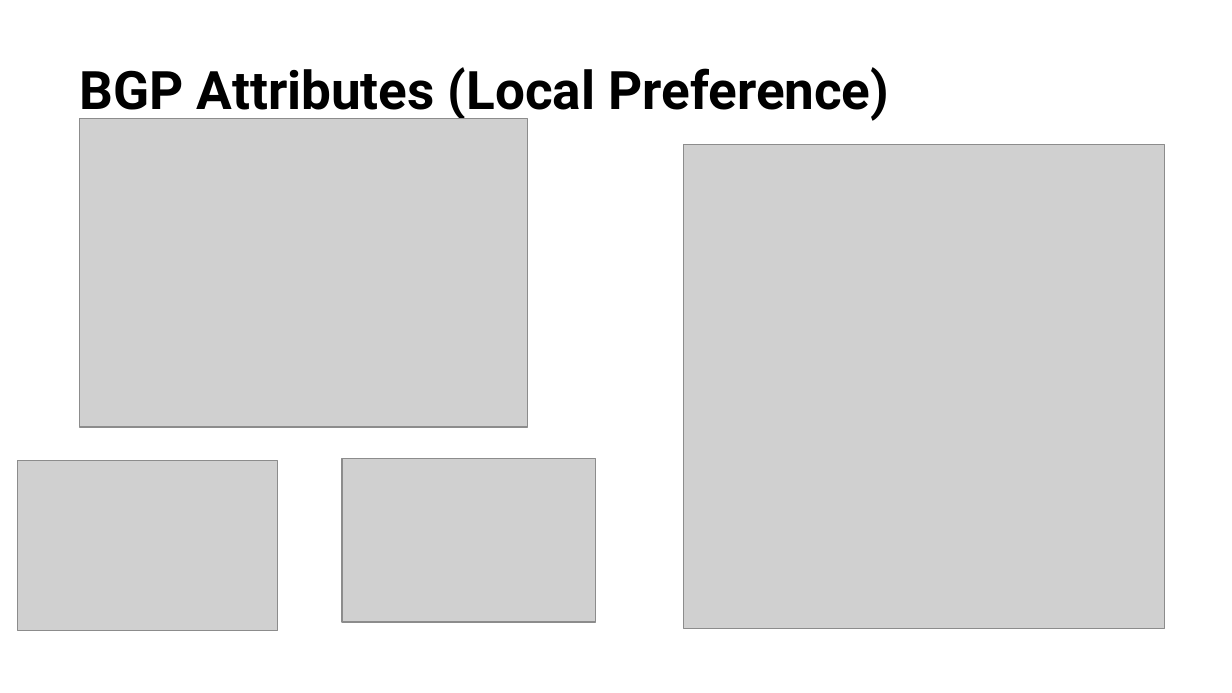
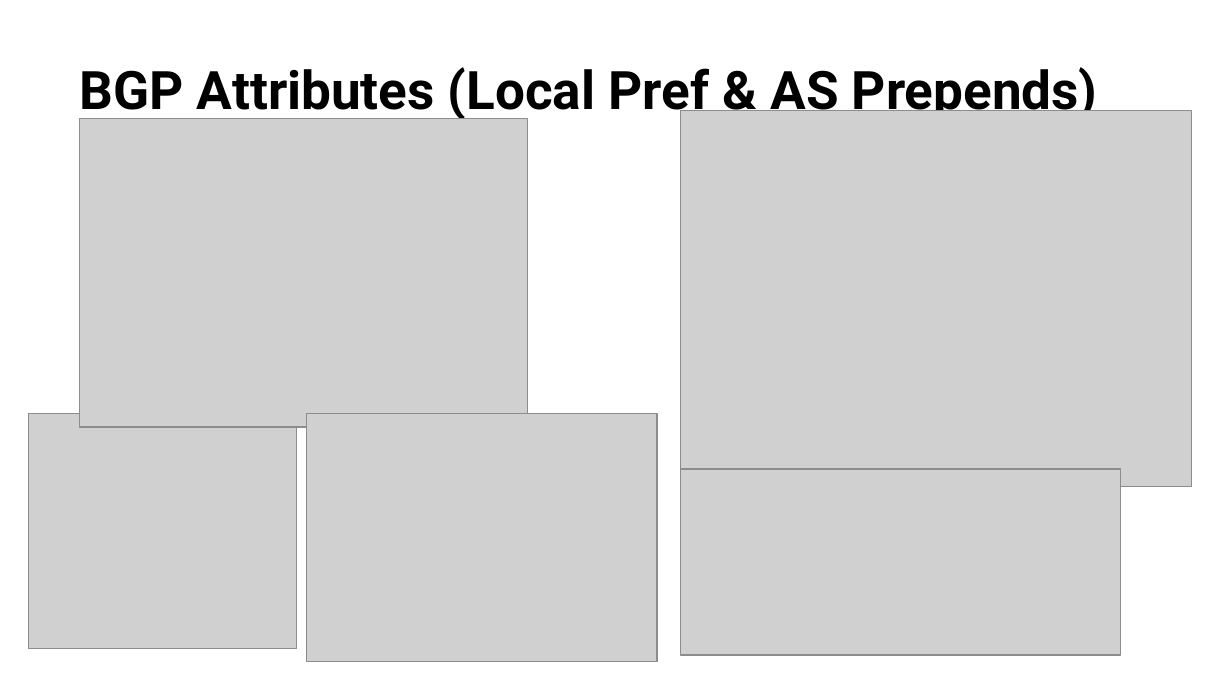
Before and after one commit to FrozenViking13/OTUS_NE, a slide deck: slide 12 of OTUS_NE_PROF/Project/Презентация Вельдин А NetEngProf.pptx. Drawn at 1232x693 pixels with LibreOffice and Linux fonts; fonts in the diff are those of the drawing; grey boxes stand for pictures; background and template pictures are left out. Boxes give left, top, right and bottom in pixels: in the first picture for what was removed or moved away, otherwise in the second. Text is boxed around its words. In the diff, an @@ line names an element or a change of style, - is before the commit and + after.

```diff
--- a/OTUS_NE_PROF/Project/Презентация Вельдин А NetEngProf.pptx
+++ b/OTUS_NE_PROF/Project/Презентация Вельдин А NetEngProf.pptx
@@ title at [80, 61, 1098, 122]: text changed @@
-BGP Attributes (Local Preference)
+BGP Attributes (Local Pref & AS Prepends)
@@ picture: place and size @@
-picture at [684, 144, 1164, 628]
+picture at [681, 110, 1193, 485]
@@ picture: place and size @@
-picture at [17, 461, 277, 631]
+picture at [28, 414, 296, 649]
@@ picture added at [307, 414, 658, 663] @@
@@ picture removed at [342, 458, 596, 622] @@
@@ picture added at [681, 469, 1121, 655] @@
```
Also in this commit, not shown: 1 other slide changed.
